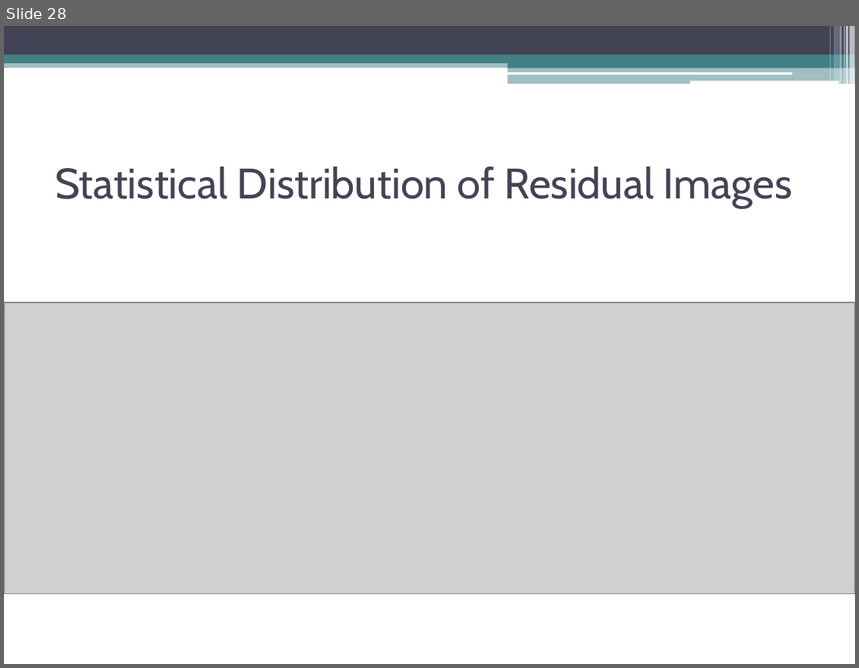
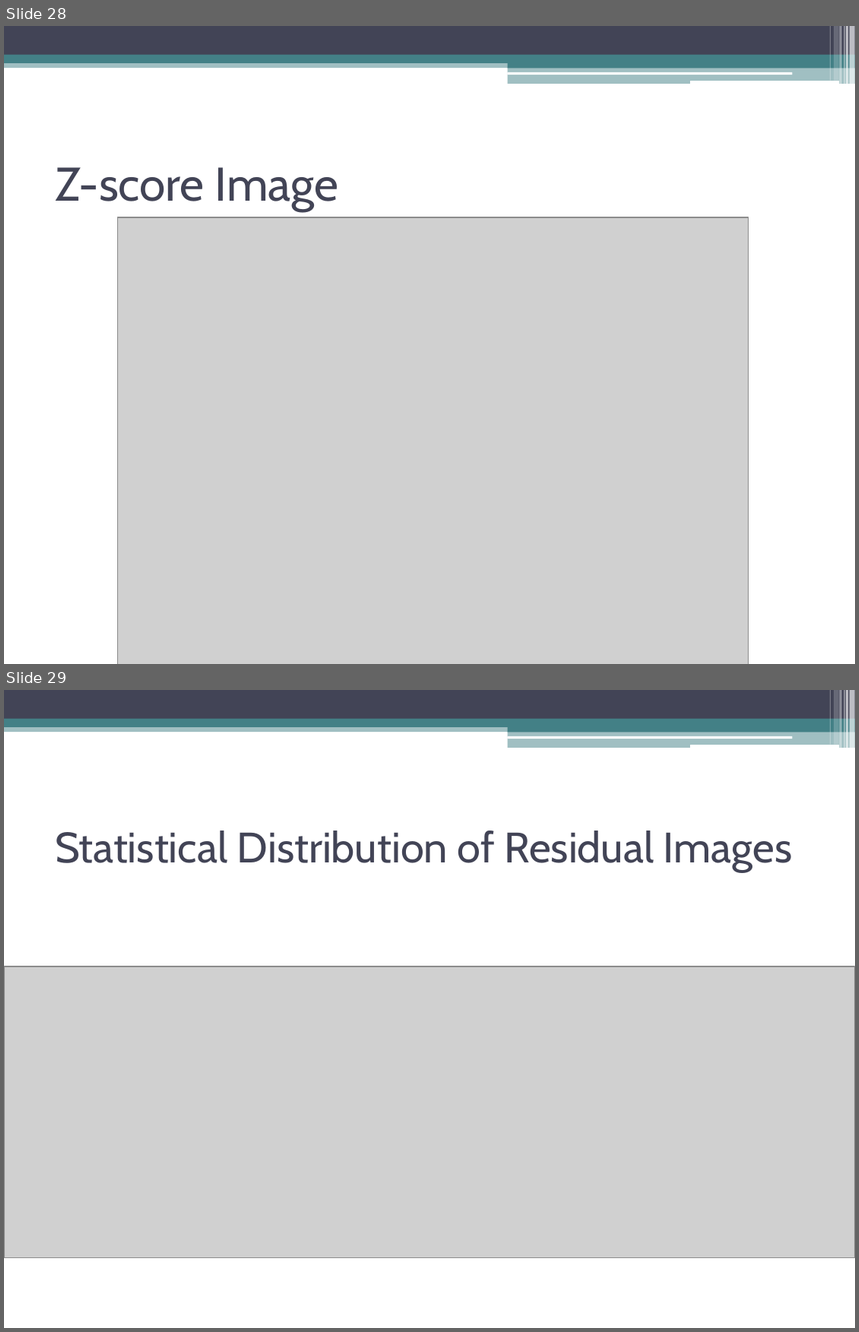
Before and after one commit to dyross/davidrossmastersproject, a slide deck: mastersProject/presentation/visualizationToolsForWebcams.pptx. Shown one above the other, each under a label of ours: slide 28 before the commit, slides 28 and 29 after it. The pictures are 859x668 and 859x1332 pixels, drawn with LibreOffice and Linux fonts; fonts in the diff are those of the drawing; grey boxes stand for pictures. Boxes give left, top, right and bottom in pixels: in the first picture for what was removed or moved away, otherwise in the second. Text is boxed around its words. In the diff, an @@ line names an element or a change of style, - is before the commit and + after.

```diff
--- a/mastersProject/presentation/visualizationToolsForWebcams.pptx
+++ b/mastersProject/presentation/visualizationToolsForWebcams.pptx
@@ slide 28 added at [4, 26, 855, 664], background #FFFFFF; not listed: 13 template elements that a slide beside it also shows @@
@@ title added at [55, 167, 338, 211], 40 pt, text #424456 @@
+Z-score Image
@@ picture added at [117, 218, 749, 664] @@
@@ what was slide 28 is now slide 29 @@
```
Also in this commit, not shown: 1 other file.
